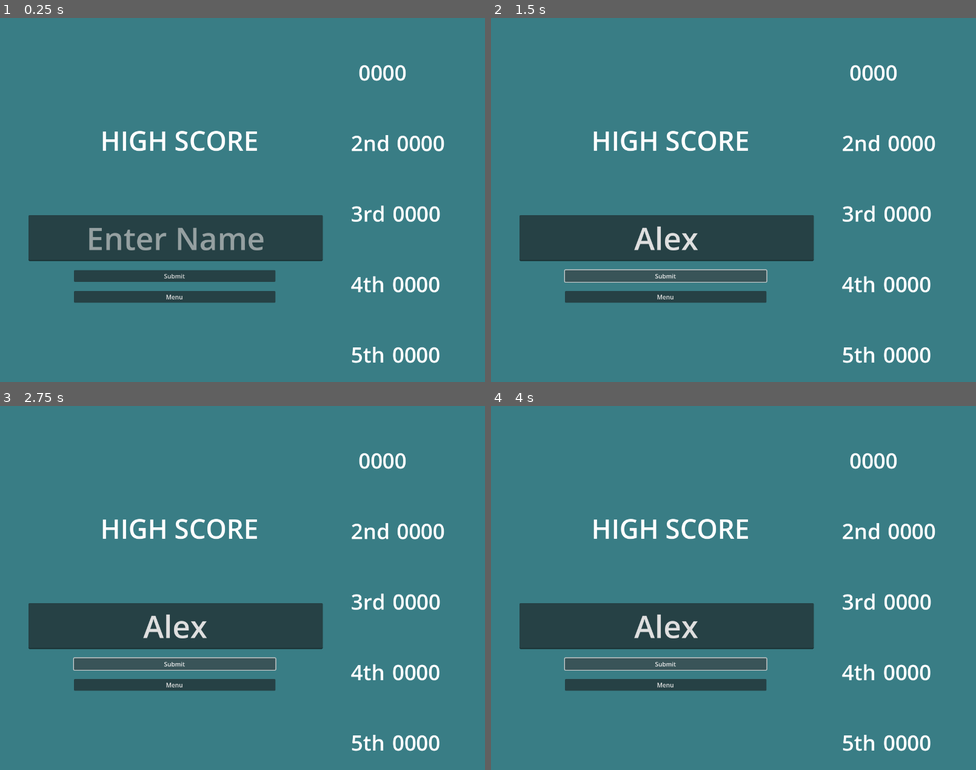
Above: before the commit, frames 1-4 (two rows, left to right).
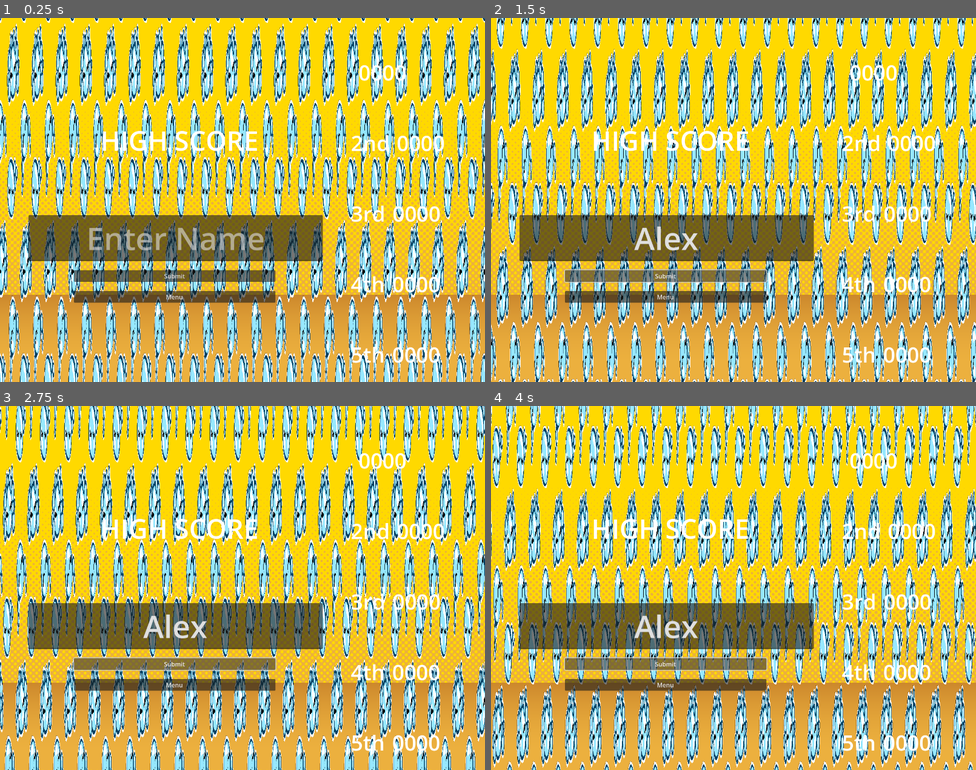
Above: after the commit, the same moments.

Repository: pokiios/bubble-babes
Game: Godot game, scene res://Scenes/Leaderboard.tscn
Two runs of this game, one before a commit and one after it. Both use one fixed random seed, a clock stepped at 60 frames per second and the inputs below.
Inputs (mouse positions are in pixels of both pictures, inside the frame that each line leads up to):
- Up to frame 1 (0.25 s): no input
- Up to frame 2 (1.5 s): click (665, 236) at 0.52 s; type "Alex" at 0.6 s; click "Submit" at 1.25 s
- Up to frame 3 (2.75 s): click "Submit" at 2 s
- Up to frame 4 (4 s): click "Submit" at 2.75 s

The runs differ from the first frame. In frame 1, 96% of the frame differs, in the area x 0-100%, y 0-100%; in frame 2, 96%; in frame 3, 95%; in frame 4, 96%.
Error in both runs: Invalid access of index '1' on a base object of type: 'Array'. (res://Scenes/leaderboard.gd:62)

Commit message:
Added cursed shaders
Also fixed a bug with writing scores to the file.

Diff:
--- a/Scenes/Leaderboard.tscn
+++ b/Scenes/Leaderboard.tscn
@@ -1,6 +1,18 @@
-[gd_scene load_steps=2 format=3 uid="uid://d0frtplj2morq"]
+[gd_scene load_steps=6 format=3 uid="uid://d0frtplj2morq"]
 
 [ext_resource type="Script" path="res://Scenes/leaderboard.gd" id="1_whtpc"]
+[ext_resource type="Texture2D" uid="uid://de4hbrn0f16ni" path="res://Assets/Shake the Can/shake-the-can-background.png" id="2_oljek"]
+[ext_resource type="Shader" path="res://Shaders/MainMenu.gdshader" id="3_icc48"]
+[ext_resource type="Texture2D" uid="uid://dvd2ycb5wrl66" path="res://Sprites/Main Menu/bubblebabe sticker.png" id="4_4gmhf"]
+
+[sub_resource type="ShaderMaterial" id="ShaderMaterial_mqgl5"]
+shader = ExtResource("3_icc48")
+shader_parameter/scroll_speed = 0.08
+shader_parameter/angle_degrees = 45.0
+shader_parameter/repeat_x = 20.0
+shader_parameter/repeat_y = 1.854
+shader_parameter/row_offset = 1.0
+shader_parameter/texture_to_scroll = ExtResource("4_4gmhf")
 
 [node name="Control" type="Control"]
 layout_mode = 3
@@ -11,14 +23,23 @@
 grow_vertical = 2
 script = ExtResource("1_whtpc")
 
-[node name="TextureRect" type="ColorRect" parent="."]
+[node name="TextureRect" type="TextureRect" parent="."]
 layout_mode = 1
 anchors_preset = 15
 anchor_right = 1.0
 anchor_bottom = 1.0
 grow_horizontal = 2
 grow_vertical = 2
-color = Color(0.223529, 0.490196, 0.521569, 1)
+texture = ExtResource("2_oljek")
+
+[node name="ColorRect" type="ColorRect" parent="."]
+material = SubResource("ShaderMaterial_mqgl5")
+layout_mode = 1
+anchors_preset = 15
+anchor_right = 1.0
+anchor_bottom = 1.0
+grow_horizontal = 2
+grow_vertical = 2
 
 [node name="MarginContainer" type="MarginContainer" parent="."]
 layout_mode = 1
--- a/Scenes/leaderboard.gd
+++ b/Scenes/leaderboard.gd
@@ -87,7 +87,7 @@
 	var scorerName = NameBox.text
 	#print(scorerName)
 	file.seek_end()
-	file.store_string(":" + scorerName + "," + currentScore)
+	file.store_string(":" + scorerName + "," + str(currentScore))
 	_sort_scores()
 	_update_displayed_scores()
 	#print(readText)
--- /dev/null
+++ b/Shaders/Blur.gdshader
@@ -0,0 +1,14 @@
+shader_type canvas_item;
+uniform sampler2D SCREEN_TEXTURE : hint_screen_texture, filter_linear_mipmap;
+
+uniform float lod: hint_range(0.0, 5) = 0.0;
+
+void fragment(){
+	vec4 color = texture(SCREEN_TEXTURE, SCREEN_UV, lod);
+	COLOR = color;
+}
+
+//void light() {
+	// Called for every pixel for every light affecting the material.
+	// Uncomment to replace the default light processing function with this one.
+//}
